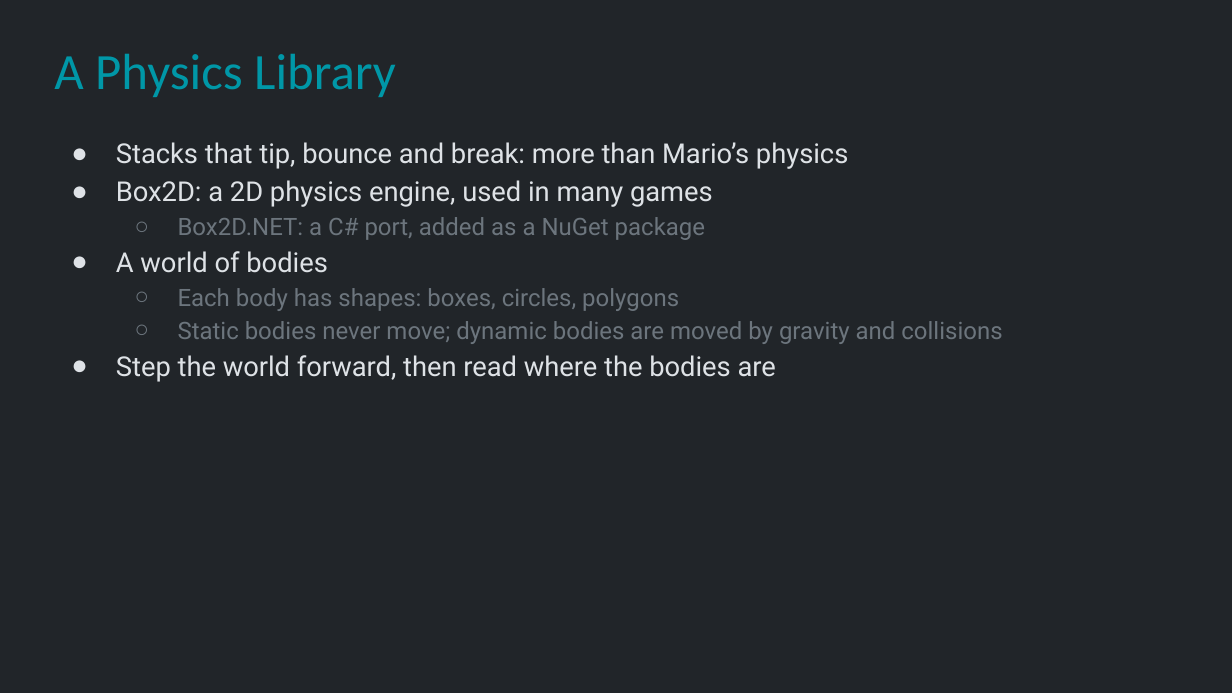
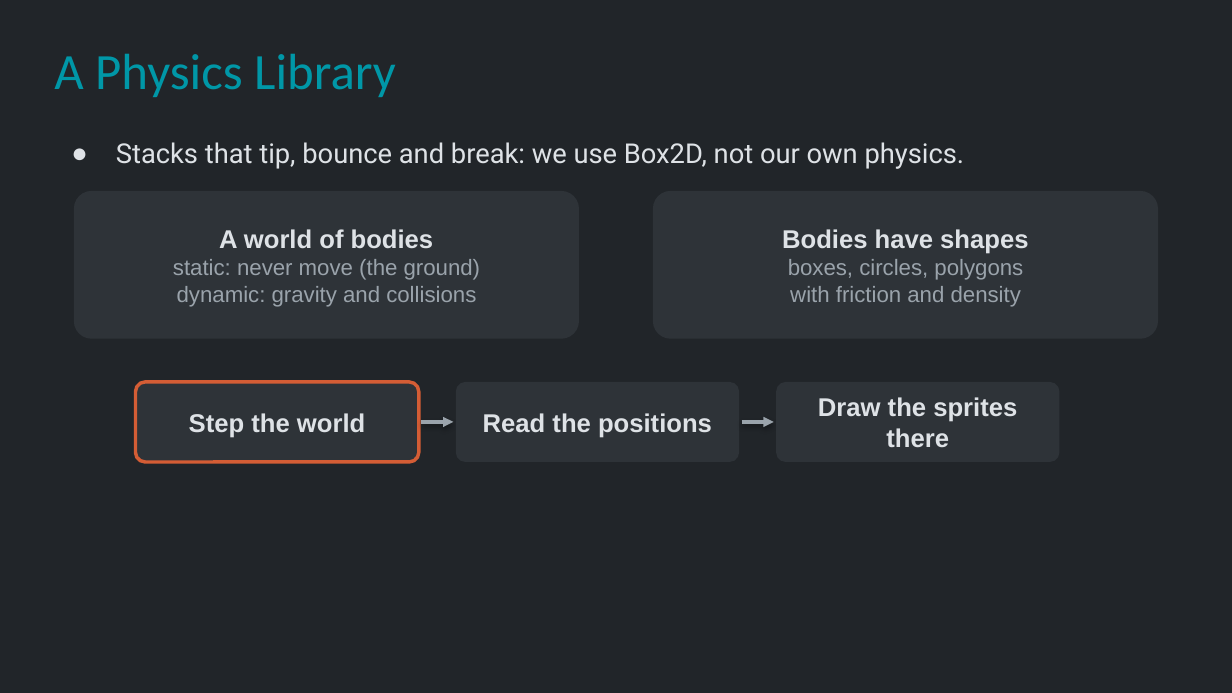
Before and after one commit to Metamate/gar, a slide deck: slide 5 of slides/07 Angry Birds.pptx. Drawn at 1232x693 pixels with LibreOffice and Linux fonts; fonts in the diff are those of the drawing. Boxes give left, top, right and bottom in pixels: in the first picture for what was removed or moved away, otherwise in the second. Text is boxed around its words. In the diff, an @@ line names an element or a change of style, - is before the commit and + after.

```diff
--- a/slides/07 Angry Birds.pptx
+++ b/slides/07 Angry Birds.pptx
@@ text at [116,142,965,169]: text changed @@
-● Stacks that tip, bounce and break: more than Mario’s physics
-● Box2D: a 2D physics engine, used in many games
-  ○ Box2D.NET: a C# port, added as a NuGet package
-● A world of bodies
-  ○ Each body has shapes: boxes, circles, polygons
-  ○ Static bodies never move; dynamic bodies are moved by gravity and collisions
-● Step the world forward, then read where the bodies are
+● Stacks that tip, bounce and break: we use Box2D, not our own physics.
@@ rounded rectangle added at [74,191,579,339], fill #2E3338, 13 pt, text #9AA3AB @@
+A world of bodies
+static: never move (the ground)
+dynamic: gravity and collisions
@@ rounded rectangle added at [653,191,1158,339], fill #2E3338, 13 pt, text #9AA3AB @@
+Bodies have shapes
+boxes, circles, polygons
+with friction and density
@@ rounded rectangle added at [136,382,419,462], fill #2E3338, outline #D45D35 2 pt, 15 pt, text #DEE2E6, bold @@
+Step the world
@@ rounded rectangle added at [456,382,739,462], fill #2E3338, 15 pt, text #DEE2E6, bold @@
+Read the positions
@@ rounded rectangle added at [776,382,1060,462], fill #2E3338, 15 pt, text #DEE2E6, bold @@
+Draw the sprites there
@@ arrow added from (421, 421) to (453, 421), #9AA3AB 2 pt @@
@@ arrow added from (742, 421) to (774, 421), #9AA3AB 2 pt @@
```
Also in this commit, not shown: 5 other slides changed, 1 slide added.
